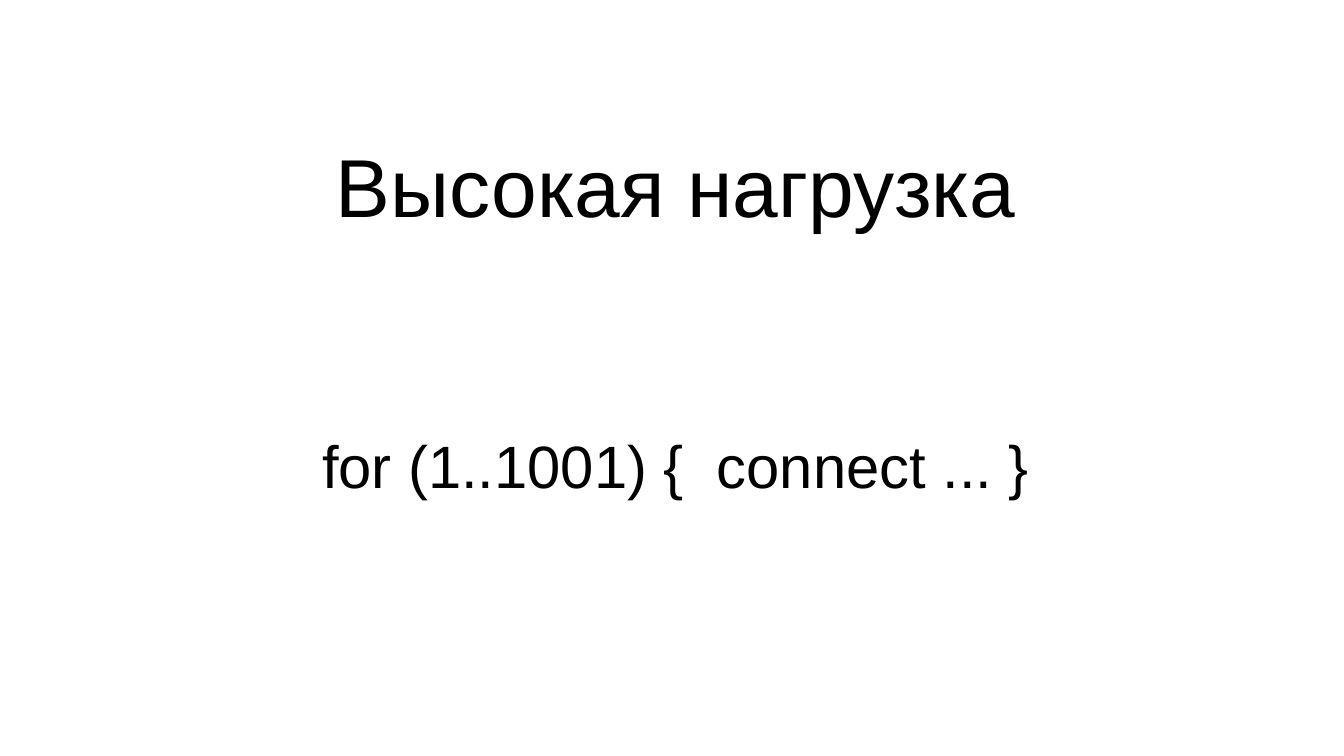
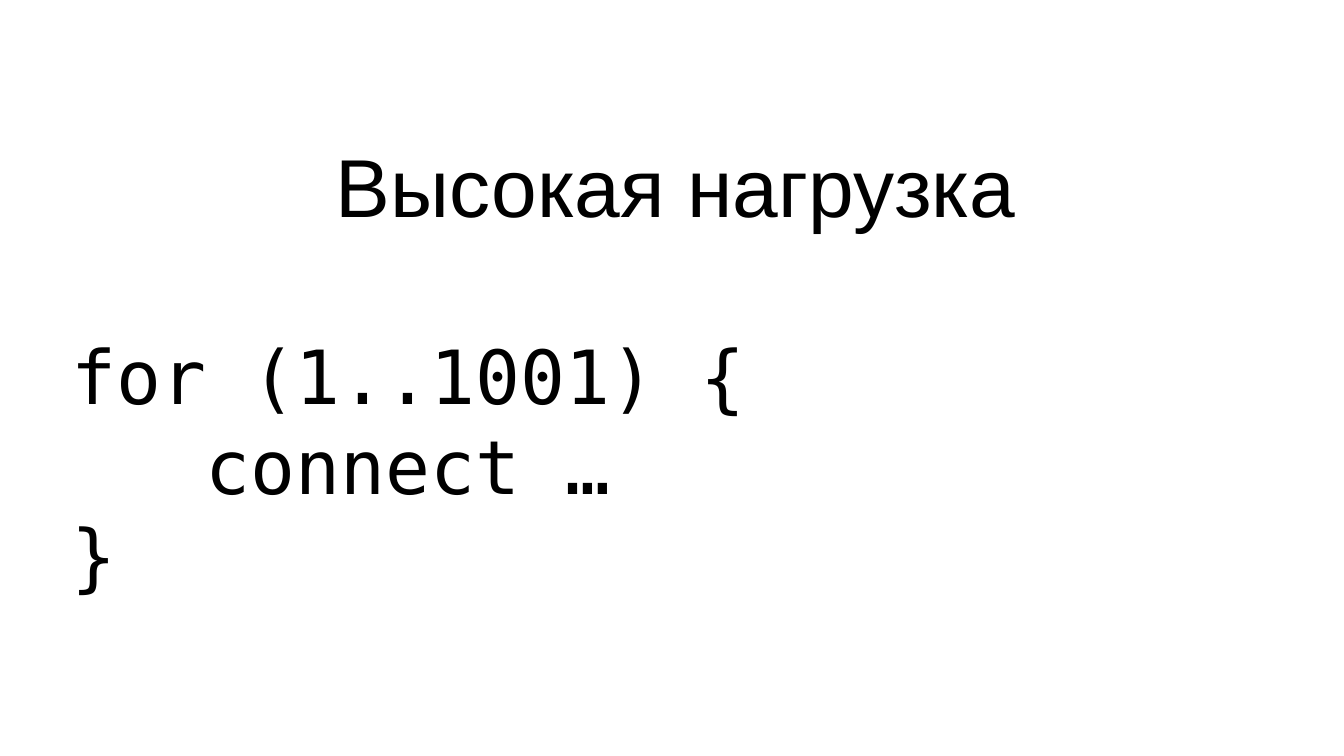
Before and after one commit to Mons/perl-ex, a slide deck: slide 8 of drafts/AE-Highload.odp (slide 9 before the commit). Drawn at 1344x756 pixels with LibreOffice and Linux fonts; fonts in the diff are those of the drawing; background and template pictures are left out. Boxes give left, top, right and bottom in pixels: in the first picture for what was removed or moved away, otherwise in the second. Text is boxed around its words. In the diff, an @@ line names an element or a change of style, - is before the commit and + after.

```diff
--- a/drafts/AE-Highload.odp
+++ b/drafts/AE-Highload.odp
@@ subtitle at (71,347,655,495): text changed; size 32 to 40 pt; font Arial to DejaVu Sans Mono @@
-for (1..1001) { connect ... }
+for (1..1001) {
+connect …
+}
```
Also in this commit, not shown: 15 other slides changed, 14 slides added, 1 slide removed.
